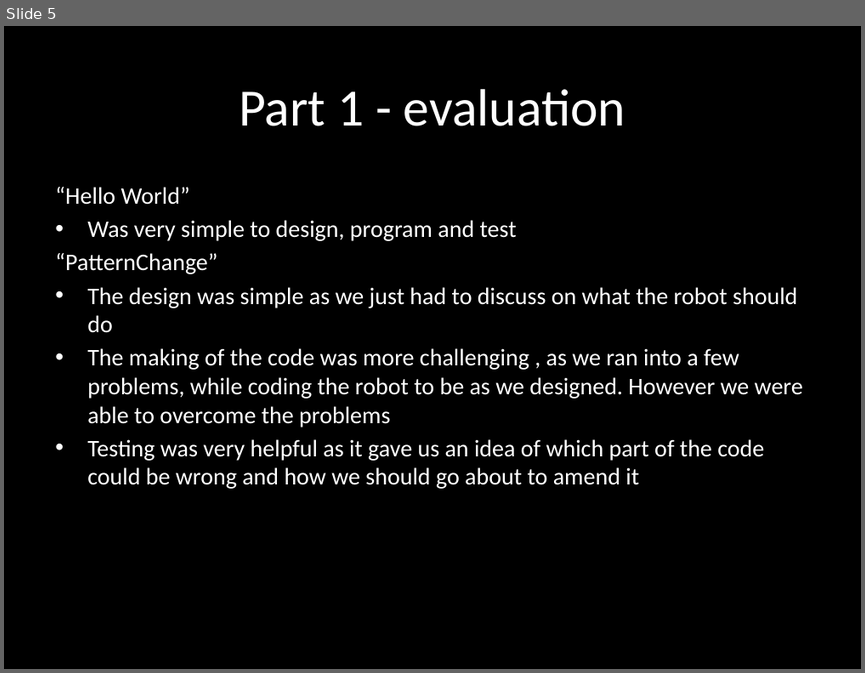
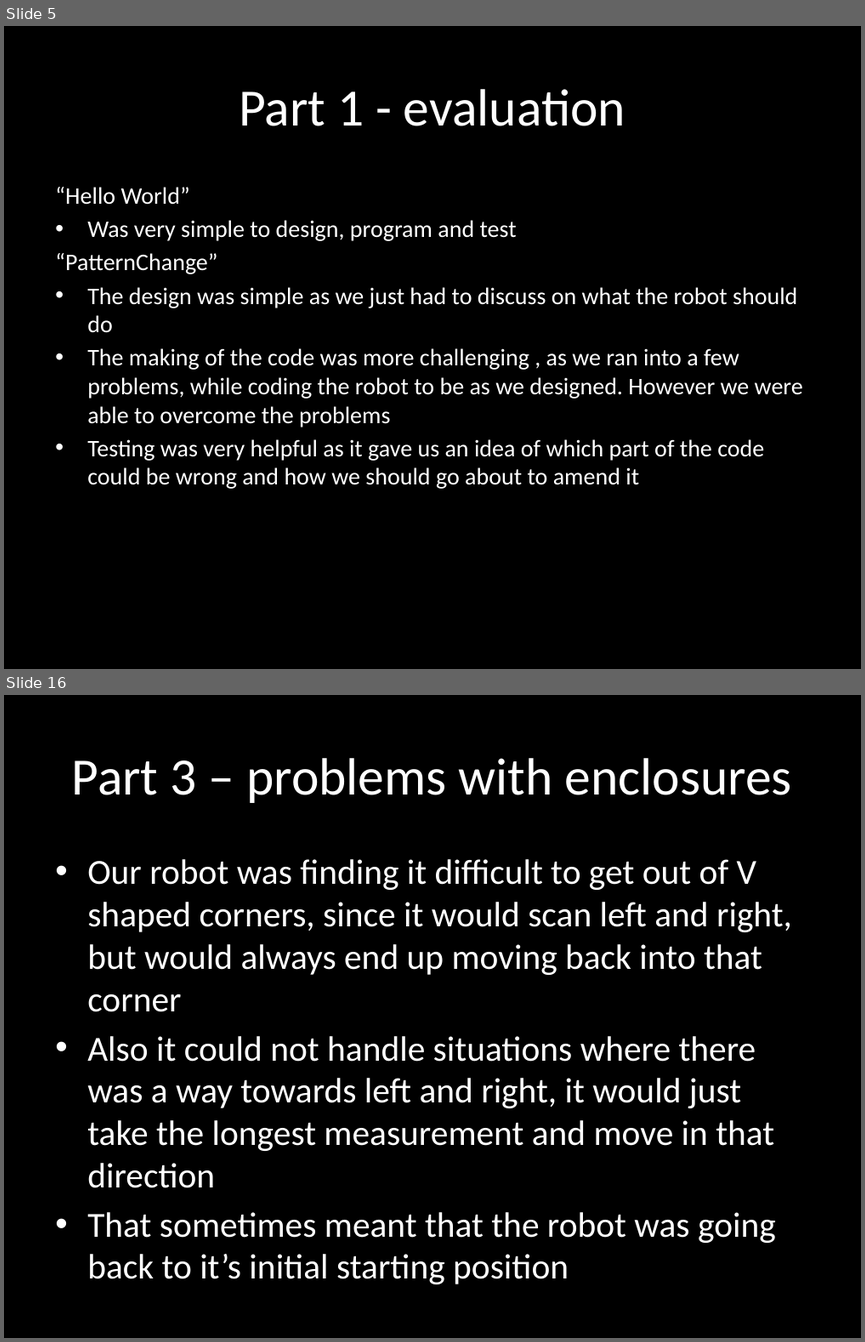
Before and after one commit to Joshiez/RobotProgramming, a slide deck: Exercise 2 Presentation.pptx. Shown one above the other, each under a label of ours: slide 5 before the commit, slides 5 and 16 after it; the slides between them are not shown. The pictures are 865x673 and 865x1342 pixels, drawn with LibreOffice and Linux fonts; fonts in the diff are those of the drawing. Boxes give left, top, right and bottom in pixels: in the first picture for what was removed or moved away, otherwise in the second. Text is boxed around its words. In the diff, an @@ line names an element or a change of style, - is before the commit and + after.

```diff
--- a/Exercise 2 Presentation.pptx
+++ b/Exercise 2 Presentation.pptx
@@ slide 16 added at <box>4,695,861,1338</box>, background #000000 @@
@@ title added at <box>72,758,792,803</box>, 44 pt, text #FFFFFF @@
+Part 3 – problems with enclosures
@@ text added at <box>87,859,792,1284</box>, 29.6 pt, text #FFFFFF @@
+• Our robot was finding it difficult to get out of V shaped corners, since it would scan left and right, but would always end up moving back into that corner
+• Also it could not handle situations where there was a way towards left and right, it would just take the longest measurement and move in that direction
+• That sometimes meant that the robot was going back to it’s initial starting position
```
Also in this commit, not shown: 1 slide changed, 11 other slides added.
